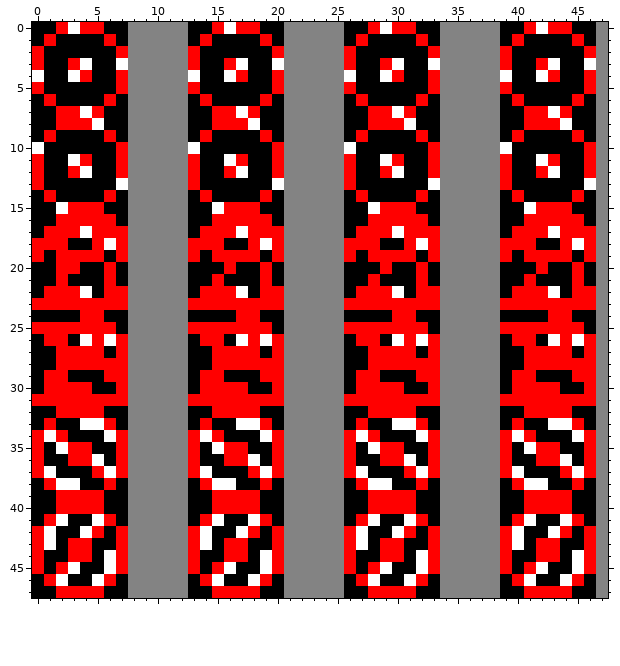
Pixel-art sprite: assets/EnemySprites.png. The first picture shows the starting point.
The file is 48x48 pixels.
The result:
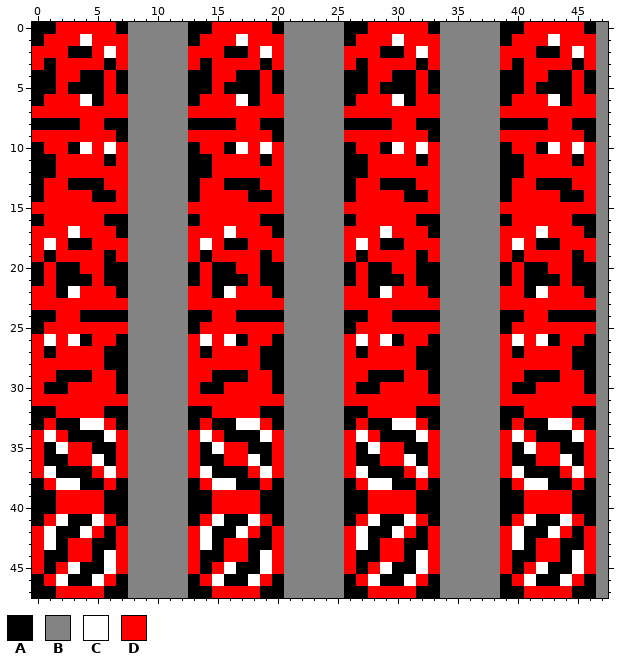
Palette (. is transparent): A #000000  B #838383  C #ffffff  D #ff0000
From old to new:
y 0: x 3 C -> D; x 6 A -> D; x 16 C -> D; x 19 A -> D; x 29 C -> D; x 32 A -> D; x 42 C -> D; x 45 A -> D
y 1: x 2..5 AAAA -> DDCD; x 7 A -> D; x 15..18 AAAA -> DDCD; x 20 A -> D; x 28..31 AAAA -> DDCD; x 33 A -> D; x 41..44 AAAA -> DDCD; x 46 A -> D
y 2: x 1..2 AA -> DD; x 5..6 AA -> DC; x 14..15 AA -> DD; x 18..19 AA -> DC; x 27..28 AA -> DD; x 31..32 AA -> DC; x 40..41 AA -> DD; x 44..45 AA -> DC
y 3: x 2 A -> D; x 4..5 CA -> DD; x 7 C -> D; x 15 A -> D; x 17..18 CA -> DD; x 20 C -> D; x 28 A -> D; x 30..31 CA -> DD; x 33 C -> D; x 41 A -> D; x 43..44 CA -> DD; x 46 C -> D
y 4: x 0 C -> A; x 2..4 ACD -> DDA; x 6..7 AD -> DA; x 13 C -> A; x 15..17 ACD -> DDA; x 19..20 AD -> DA; x 26 C -> A; x 28..30 ACD -> DDA; x 32..33 AD -> DA; x 39 C -> A; x 41..43 ACD -> DDA; x 45..46 AD -> DA
y 5: x 0 D -> A; x 2 A -> D; x 6..7 AD -> DA; x 13 D -> A; x 15 A -> D; x 19..20 AD -> DA; x 26 D -> A; x 28 A -> D; x 32..33 AD -> DA; x 39 D -> A; x 41 A -> D; x 45..46 AD -> DA
y 6: x 2..4 AAA -> DDC; x 7 A -> D; x 15..17 AAA -> DDC; x 20 A -> D; x 28..30 AAA -> DDC; x 33 A -> D; x 41..43 AAA -> DDC; x 46 A -> D
y 7: x 0..1 AA -> DD; x 4 C -> D; x 6..7 AA -> DD; x 13..14 AA -> DD; x 17 C -> D; x 19..20 AA -> DD; x 26..27 AA -> DD; x 30 C -> D; x 32..33 AA -> DD; x 39..40 AA -> DD; x 43 C -> D; x 45..46 AA -> DD
y 8: x 2..3 DD -> AA; x 5 C -> D; x 15..16 DD -> AA; x 18 C -> D; x 28..29 DD -> AA; x 31 C -> D; x 41..42 DD -> AA; x 44 C -> D
y 9: x 0 A -> D; x 2..5 AAAA -> DDDD; x 13 A -> D; x 15..18 AAAA -> DDDD; x 26 A -> D; x 28..31 AAAA -> DDDD; x 39 A -> D; x 41..44 AAAA -> DDDD
y 10: x 0..2 CAA -> ADD; x 4..6 AAA -> CDC; x 13..15 CAA -> ADD; x 17..19 AAA -> CDC; x 26..28 CAA -> ADD; x 30..32 AAA -> CDC; x 39..41 CAA -> ADD; x 43..45 AAA -> CDC
y 11: x 0 D -> A; x 2..3 AC -> DD; x 5 A -> D; x 13 D -> A; x 15..16 AC -> DD; x 18 A -> D; x 26 D -> A; x 28..29 AC -> DD; x 31 A -> D; x 39 D -> A; x 41..42 AC -> DD; x 44 A -> D
y 12: x 0 D -> A; x 2 A -> D; x 4..6 CAA -> DDD; x 13 D -> A; x 15 A -> D; x 17..19 CAA -> DDD; x 26 D -> A; x 28 A -> D; x 30..32 CAA -> DDD; x 39 D -> A; x 41 A -> D; x 43..45 CAA -> DDD
y 13: x 0..2 DAA -> ADD; x 6..7 AC -> DD; x 13..15 DAA -> ADD; x 19..20 AC -> DD; x 26..28 DAA -> ADD; x 32..33 AC -> DD; x 39..41 DAA -> ADD; x 45..46 AC -> DD
y 14: x 2..4 AAA -> DDD; x 6..7 DA -> AD; x 15..17 AAA -> DDD; x 19..20 DA -> AD; x 28..30 AAA -> DDD; x 32..33 DA -> AD; x 41..43 AAA -> DDD; x 45..46 DA -> AD
y 15: x 0..2 AAC -> DDD; x 6..7 AA -> DD; x 13..15 AAC -> DDD; x 19..20 AA -> DD; x 26..28 AAC -> DDD; x 32..33 AA -> DD; x 39..41 AAC -> DDD; x 45..46 AA -> DD
y 16: x 1 A -> D; x 6 D -> A; x 14 A -> D; x 19 D -> A; x 27 A -> D; x 32 D -> A; x 40 A -> D; x 45 D -> A
y 17: x 0 A -> D; x 3..4 DC -> CD; x 7 D -> A; x 13 A -> D; x 16..17 DC -> CD; x 20 D -> A; x 26 A -> D; x 29..30 DC -> CD; x 33 D -> A; x 39 A -> D; x 42..43 DC -> CD; x 46 D -> A
y 18: x 1 D -> C; x 6 C -> D; x 14 D -> C; x 19 C -> D; x 27 D -> C; x 32 C -> D; x 40 D -> C; x 45 C -> D
y 20: x 1..6 ADDAAD -> DAADDA; x 14 A -> D; x 16..19 DAAD -> ADDA; x 27 A -> D; x 29..32 DAAD -> ADDA; x 40 A -> D; x 42..45 DAAD -> ADDA
y 21: x 1..2 AD -> DA; x 5..6 AD -> DA; x 14..15 AD -> DA; x 18..19 AD -> DA; x 27..28 AD -> DA; x 31..32 AD -> DA; x 40..41 AD -> DA; x 44..45 AD -> DA
y 22: x 0 A -> D; x 2..5 DDCA -> ACDD; x 7 D -> A; x 13 A -> D; x 15..18 DDCA -> ACDD; x 20 D -> A; x 26 A -> D; x 28..31 DDCA -> ACDD; x 33 D -> A; x 39 A -> D; x 41..44 DDCA -> ACDD; x 46 D -> A
y 24: x 2..5 AADD -> DDAA; x 15..18 AADD -> DDAA; x 28..31 AADD -> DDAA; x 41..44 AADD -> DDAA
y 25: x 0 D -> A; x 7 A -> D; x 13 D -> A; x 20 A -> D; x 26 D -> A; x 33 A -> D; x 39 D -> A; x 46 A -> D
y 26: x 0..1 AD -> DC; x 3..4 AC -> CA; x 6..7 CD -> DA; x 13..14 AD -> DC; x 16..17 AC -> CA; x 19..20 CD -> DA; x 26..27 AD -> DC; x 29..30 AC -> CA; x 32..33 CD -> DA; x 39..40 AD -> DC; x 42..43 AC -> CA; x 45..46 CD -> DA
y 27: x 0 A -> D; x 7 D -> A; x 13 A -> D; x 20 D -> A; x 26 A -> D; x 33 D -> A; x 39 A -> D; x 46 D -> A
y 28: x 0..1 AA -> DD; x 6..7 DD -> AA; x 13..14 AA -> DD; x 19..20 DD -> AA; x 26..27 AA -> DD; x 32..33 DD -> AA; x 39..40 AA -> DD; x 45..46 DD -> AA
y 29: x 0 A -> D; x 2 D -> A; x 5 A -> D; x 7 D -> A; x 13 A -> D; x 15 D -> A; x 18 A -> D; x 20 D -> A; x 26 A -> D; x 28 D -> A; x 31 A -> D; x 33 D -> A; x 39 A -> D; x 41 D -> A; x 44 A -> D; x 46 D -> A
y 30: x 0..2 ADD -> DAA; x 5..7 AAD -> DDA; x 13..15 ADD -> DAA; x 18..20 AAD -> DDA; x 26..28 ADD -> DAA; x 31..33 AAD -> DDA; x 39..41 ADD -> DAA; x 44..46 AAD -> DDA
Where, in picture pixels (left, top, right, bottom), the same in both pictures:
changed: (32, 22, 128, 394)
changed: (188, 22, 284, 394)
changed: (344, 22, 440, 394)
changed: (500, 22, 596, 394)
